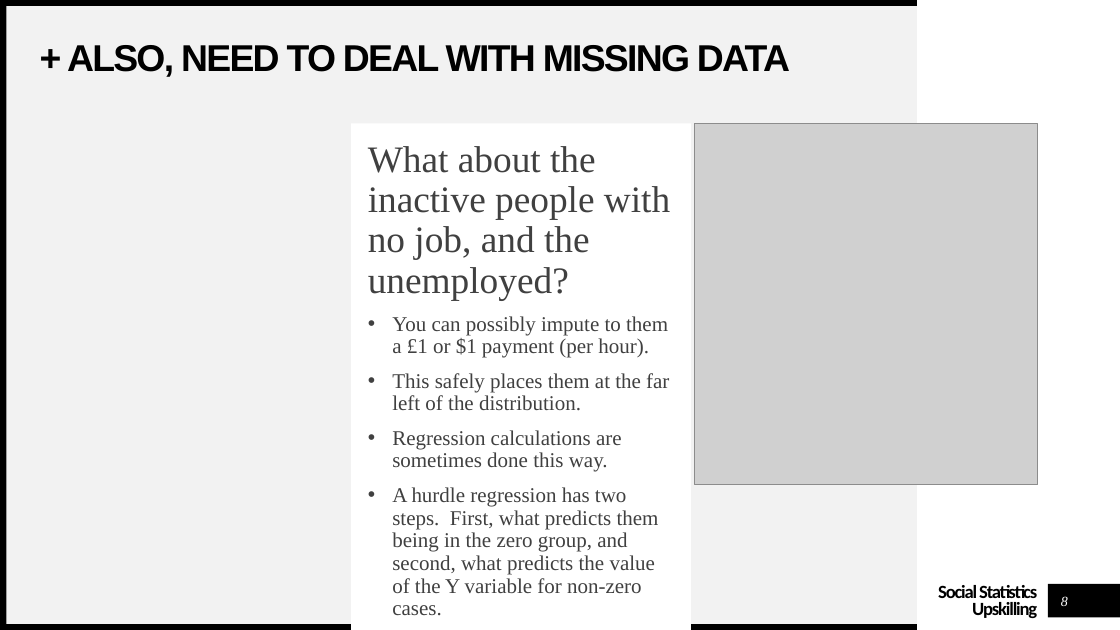
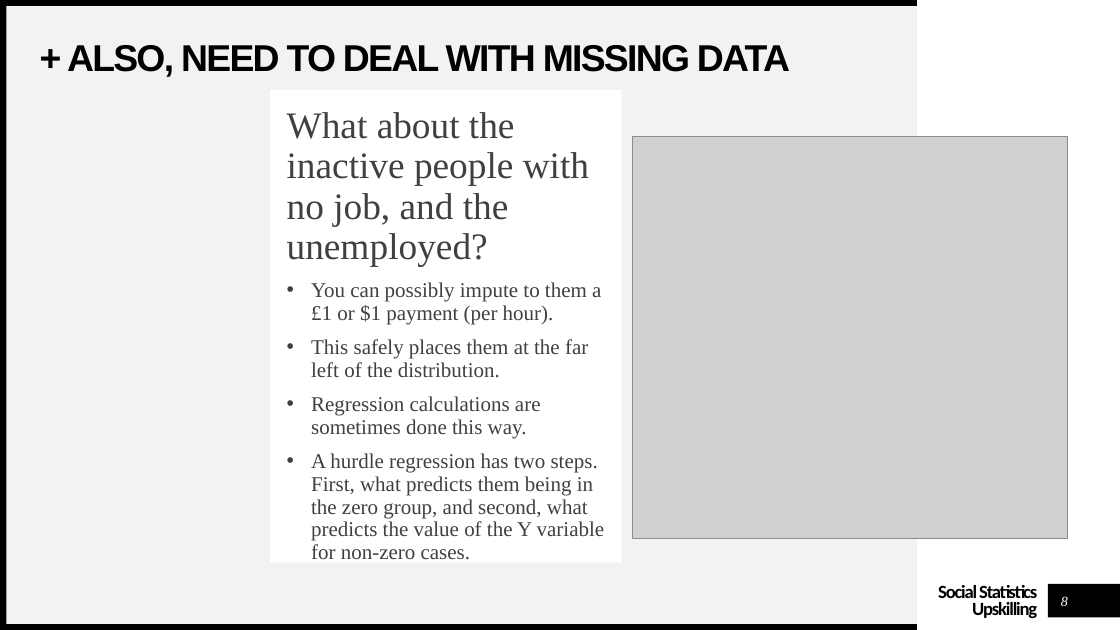
Before and after one commit to WendyOlsen/Upskilling2024, a slide deck: slide 8 of Pay Gap presentation.pptx. Drawn at 1120x630 pixels with LibreOffice and Linux fonts; fonts in the diff are those of the drawing; grey boxes stand for pictures. Boxes give left, top, right and bottom in pixels: in the first picture for what was removed or moved away, otherwise in the second. Text is boxed around its words. In the diff, an @@ line names an element or a change of style, - is before the commit and + after.

```diff
--- a/Pay Gap presentation.pptx
+++ b/Pay Gap presentation.pptx
@@ text "What about the inactive people ...": place and size @@
-text "What about the inactive people ..." at bbox=[351, 124, 691, 630]
+text "What about the inactive people ..." at bbox=[271, 90, 622, 563]
@@ picture: place and size @@
-picture at bbox=[695, 124, 1038, 485]
+picture at bbox=[633, 136, 1067, 538]
```
Also in this commit, not shown: 5 other slides changed, 4 slides added, 3 slides removed, 1 other file.
